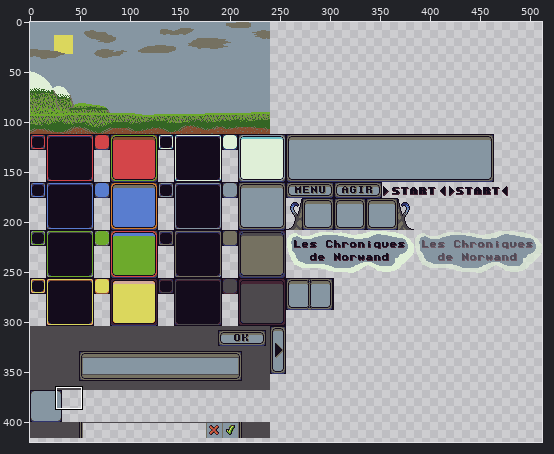
Sprite sheet: android/assets/textures/gui.png. Above, an overview of the earlier version with the close-up marked.
Close-up. Before the commit:
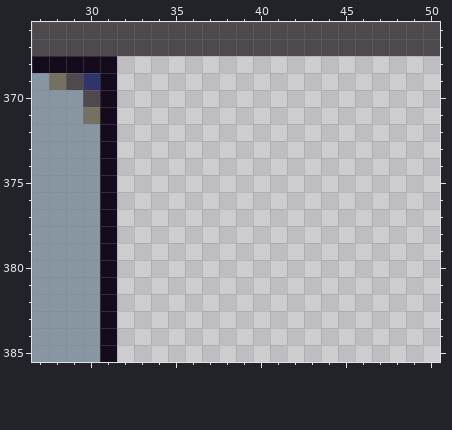
The file is 512x512 pixels. Shown: x 27..50, y 366..385. The wide view leaves out empty margins. The commit also changed other parts of the picture, which this record leaves out.
And afterwards:
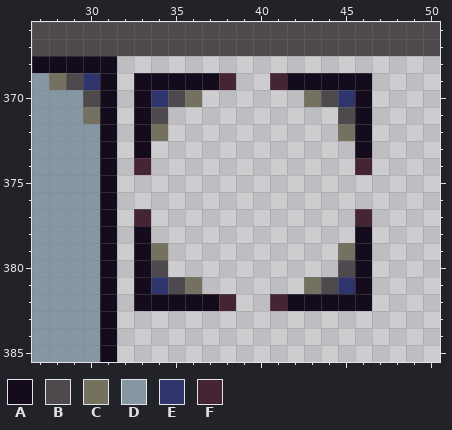
Palette (. is transparent): A #140c1c  B #4d494d  C #757161  D #8696a2  E #30346d  F #452434
From old to new:
Colour A now appears in row 369 at x 33 to 37 and 42 to 46; in rows 370 to 373 at x 33 and 46; in rows 378 to 381 at x 33 and 46; in row 382 at x 33 to 37 and 42 to 46.
Colour B now appears in row 370 at x 35 and 44; in row 371 at x 34 and 45; in row 380 at x 34 and 45; in row 381 at x 35 and 44.
Colour C now appears in row 370 at x 36 and 43; in row 372 at x 34 and 45; in row 379 at x 34 and 45; in row 381 at x 36 and 43.
Colour E now appears in row 370 at x 34 and 45; in row 381 at x 34 and 45.
Colour F now appears in row 369 at x 38 and 41; in row 374 at x 33 and 46; in row 377 at x 33 and 46; in row 382 at x 38 and 41.
Where, in picture pixels (left, top, right, bottom), the same in both close-ups:
added: (134, 73, 372, 311)
